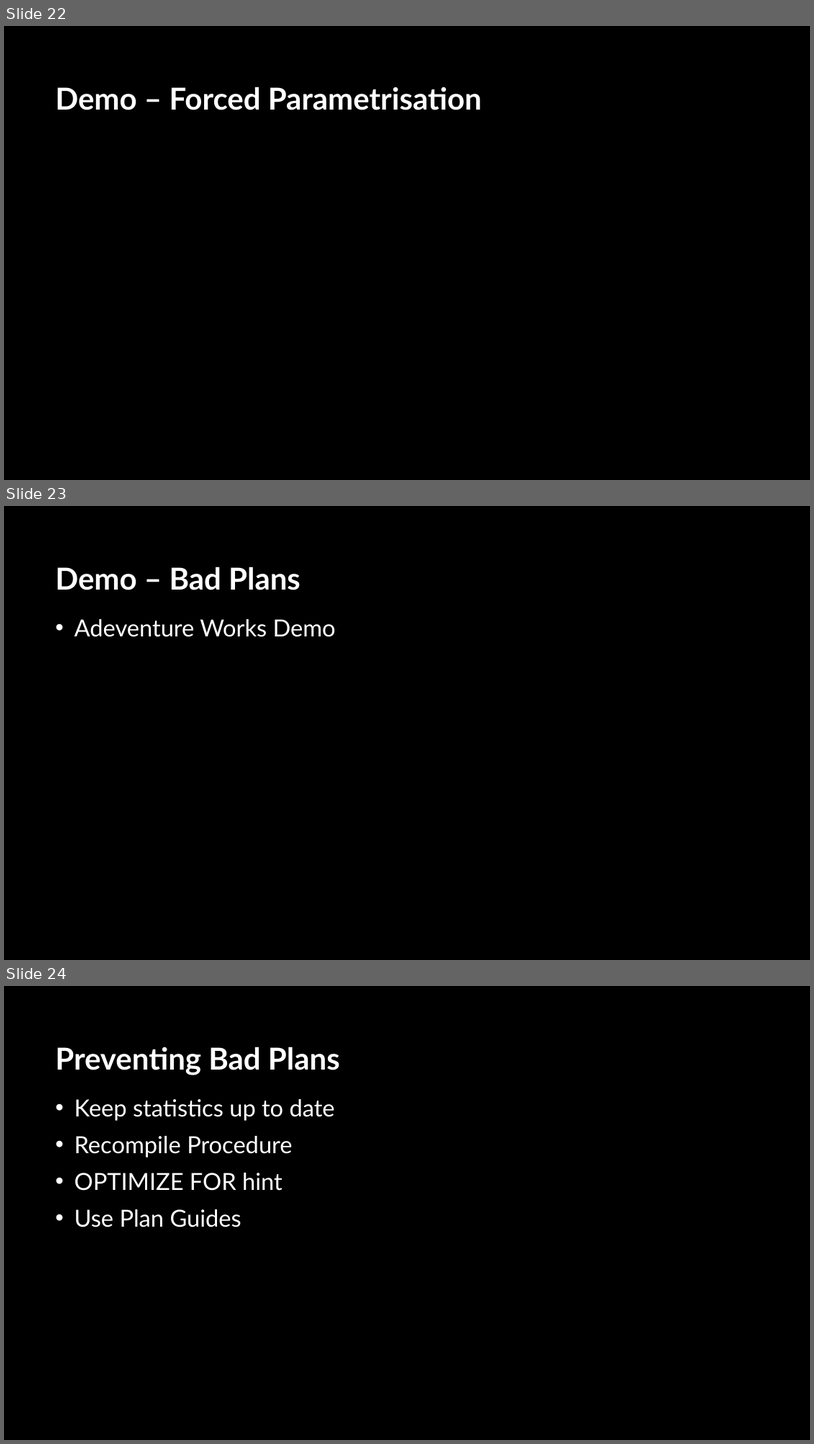
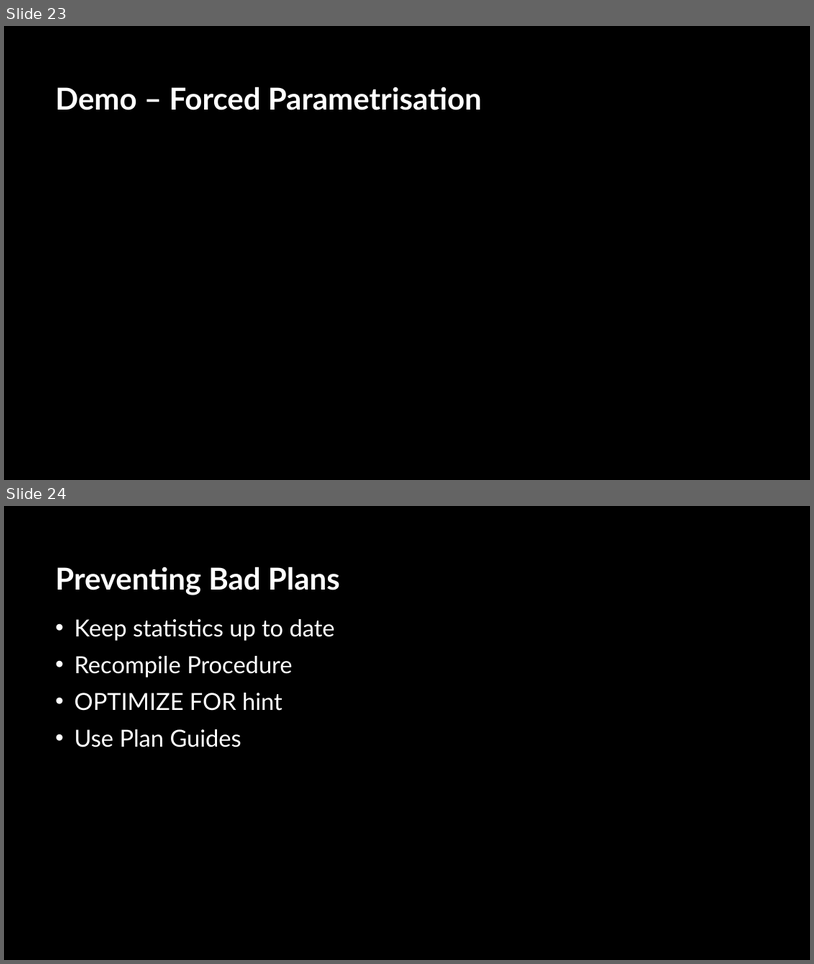
Before and after one commit to sabinio/SQLTraining, a slide deck: Slides/3. Query Execution.pptx. Shown one above the other, each under a label of ours: slides 22, 23 and 24 before the commit, slides 23 and 24 after it. The pictures are 814x1444 and 814x964 pixels, drawn with LibreOffice and Linux fonts; fonts in the diff are those of the drawing; background and template pictures are left out. Boxes give left, top, right and bottom in pixels: in the first picture for what was removed or moved away, otherwise in the second. Text is boxed around its words. In the diff, an @@ line names an element or a change of style, - is before the commit and + after.

Commit message:
Paramistisation demo

```diff
--- a/Slides/3. Query Execution.pptx
+++ b/Slides/3. Query Execution.pptx
@@ slide 23 removed at box(4, 506, 810, 960), background picture (left out) @@
@@ title removed at box(55, 566, 301, 590) @@
-Demo – Bad Plans
@@ text removed at box(75, 619, 336, 637) @@
-• Adeventure Works Demo
@@ what was slide 22 is now slide 23 @@
```
Also in this commit, not shown: 1 slide added, 10 other files.
